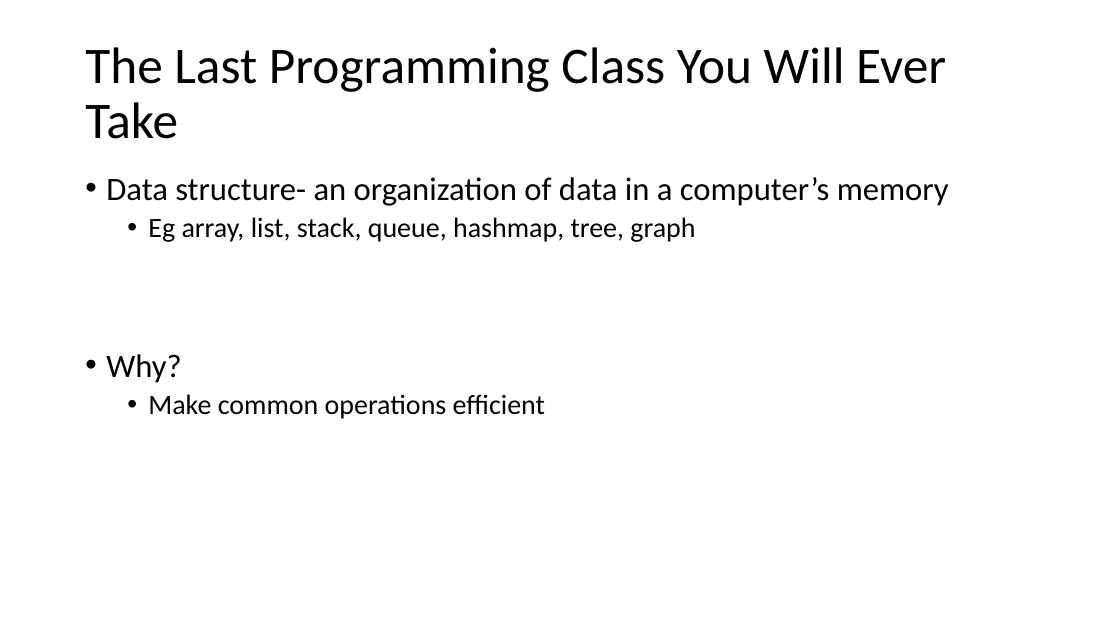
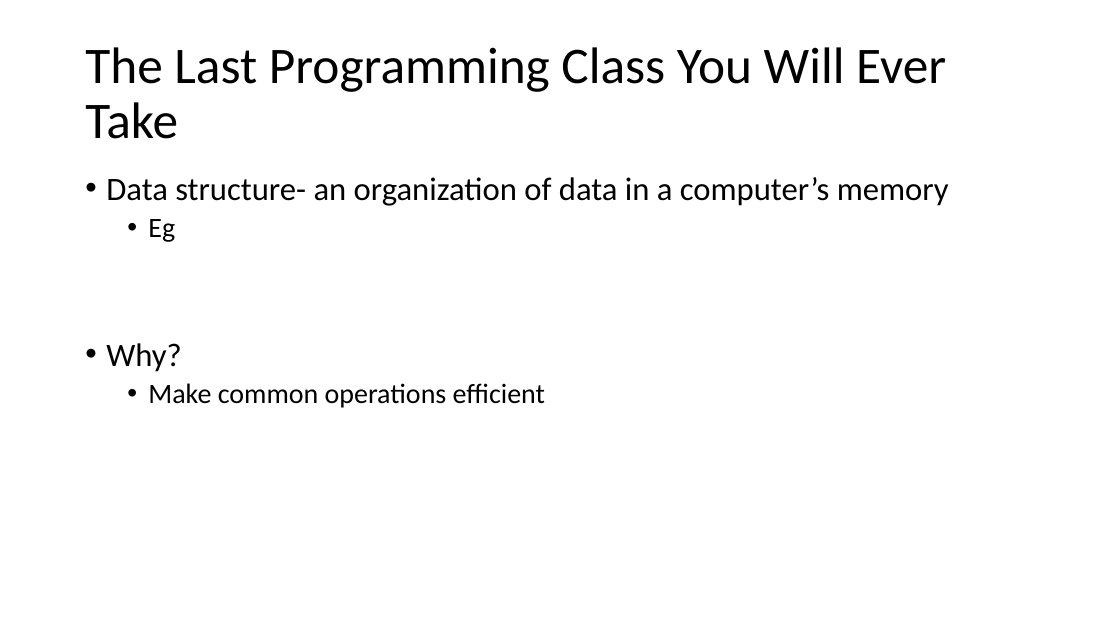
Before and after one commit to skalakm/232, a slide deck: slide 3 of notes.pptx (slide 2 before the commit). Drawn at 1120x630 pixels with LibreOffice and Linux fonts; fonts in the diff are those of the drawing. Boxes give left, top, right and bottom in pixels: in the first picture for what was removed or moved away, otherwise in the second. Text is boxed around its words. In the diff, an @@ line names an element or a change of style, - is before the commit and + after.

```diff
--- a/notes.pptx
+++ b/notes.pptx
@@ text at (x1=148, y1=219, x2=175, y2=242): text changed @@
-  • Eg array, list, stack, queue, hashmap, tree, graph
+  • Eg
```
Also in this commit, not shown: 1 other slide changed, 1 slide added.
